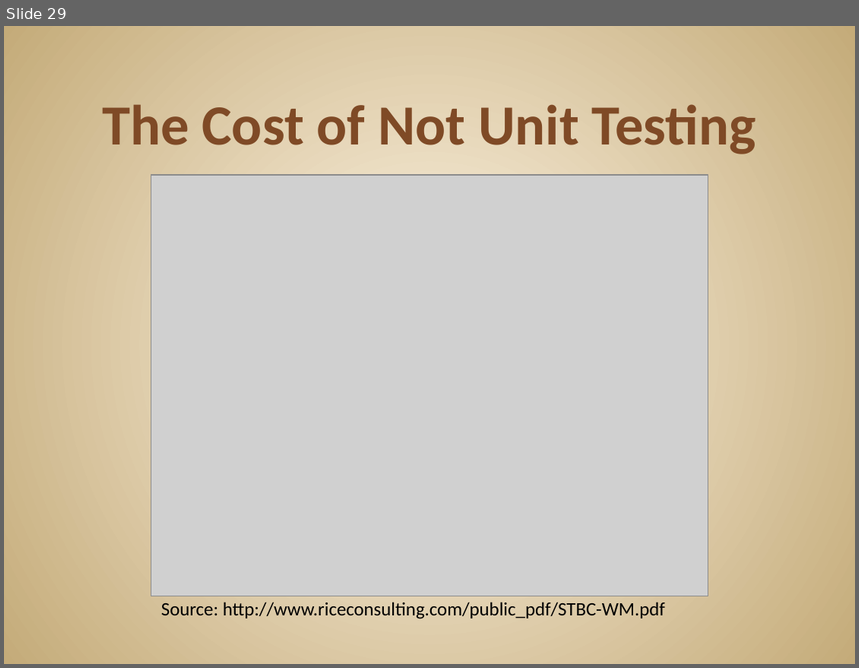
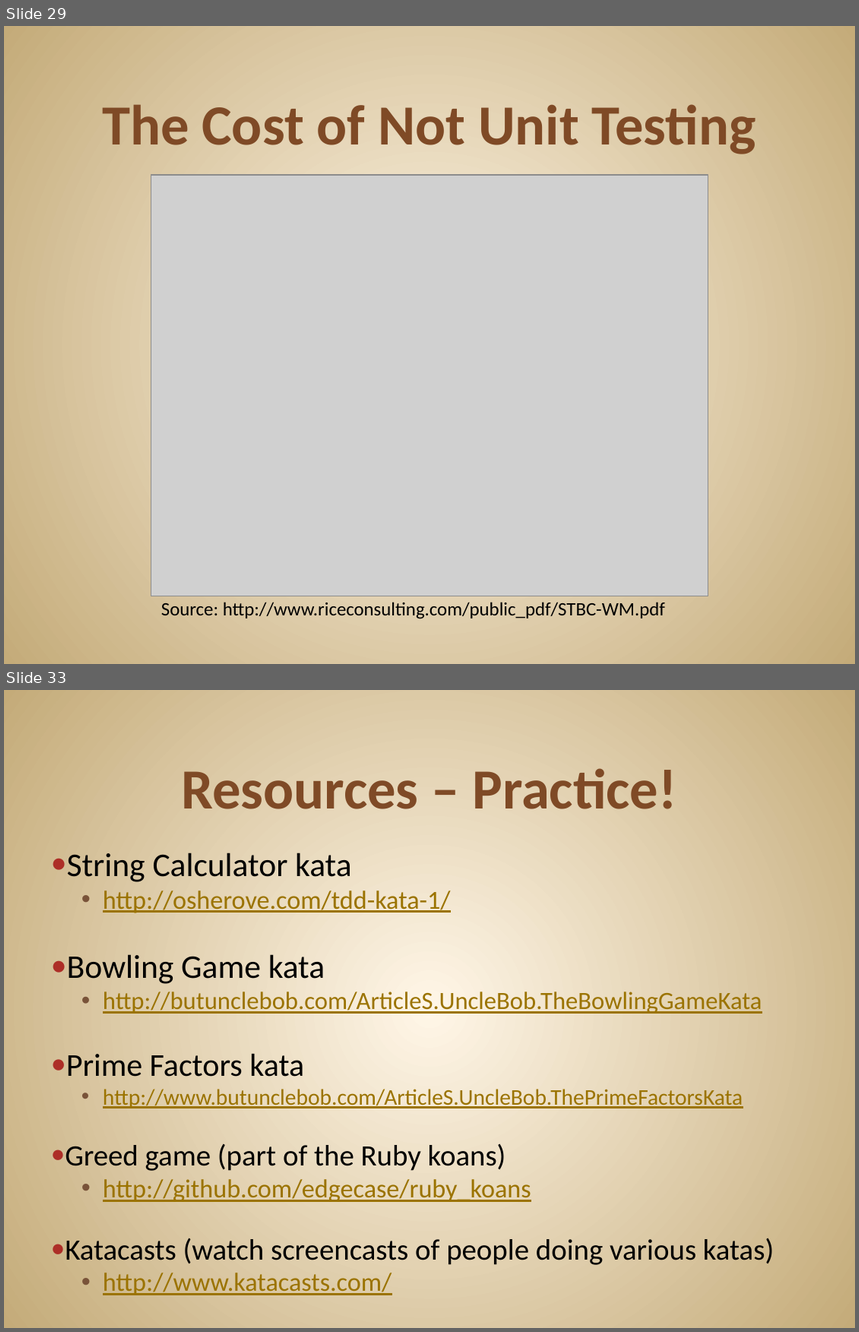
Before and after one commit to JonKruger/TDD-In-Action, a slide deck: TDD In Action.pptx. Shown one above the other, each under a label of ours: slide 29 before the commit, slides 29 and 33 after it; the slides between them are not shown. The pictures are 859x668 and 859x1332 pixels, drawn with LibreOffice and Linux fonts; fonts in the diff are those of the drawing; grey boxes stand for pictures. Boxes give left, top, right and bottom in pixels: in the first picture for what was removed or moved away, otherwise in the second. Text is boxed around its words. In the diff, an @@ line names an element or a change of style, - is before the commit and + after.

```diff
--- a/TDD In Action.pptx
+++ b/TDD In Action.pptx
@@ slide 33 added at (4, 690, 855, 1328), background gradient #FFF7E8 to #C4AA7A @@
@@ title added at (181, 768, 677, 809), 48 pt, text #804B26, bold @@
+Resources – Practice!
@@ text added at (65, 853, 774, 1296), 22 pt, text #9B7300, underline @@
+● String Calculator kata
+  • http://osherove.com/tdd-kata-1/
+● Bowling Game kata
+  • http://butunclebob.com/ArticleS.UncleBob.TheBowlingGameKata
+● Prime Factors kata
+  • http://www.butunclebob.com/ArticleS.UncleBob.ThePrimeFactorsKata
+● Greed game (part of the Ruby koans)
+  • http://github.com/edgecase/ruby_koans
+● Katacasts (watch screencasts of people doing various katas)
+  • http://www.katacasts.com/
```
Also in this commit, not shown: 5 other slides added, 2 slides removed.
